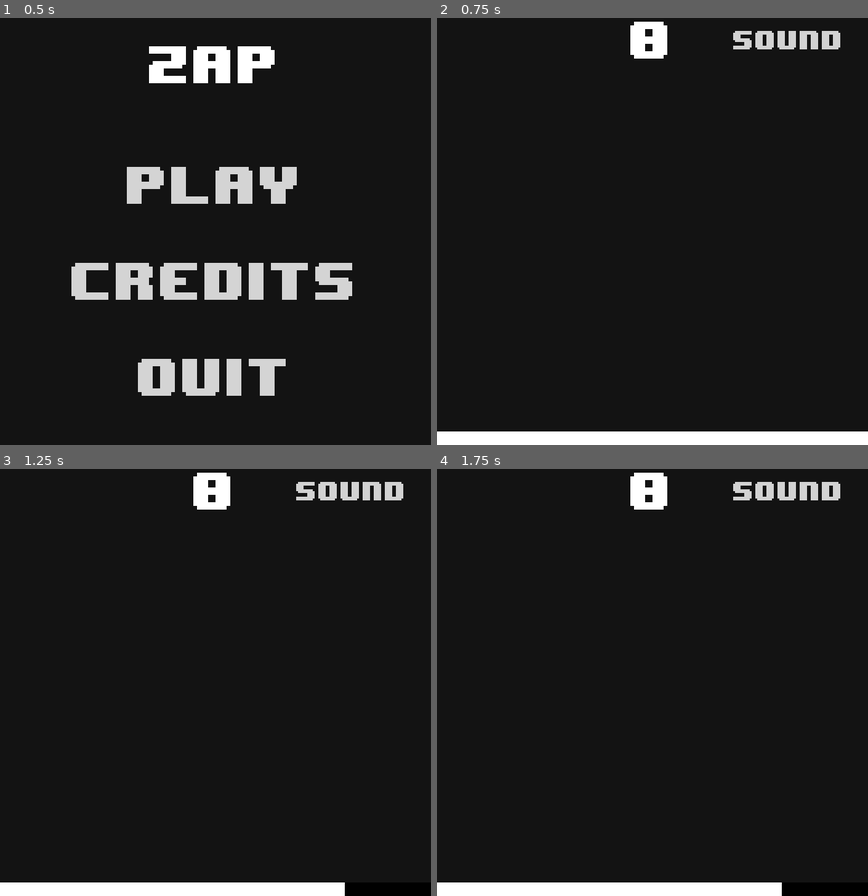
Above: before the commit, frames 1-4 (two rows, left to right).
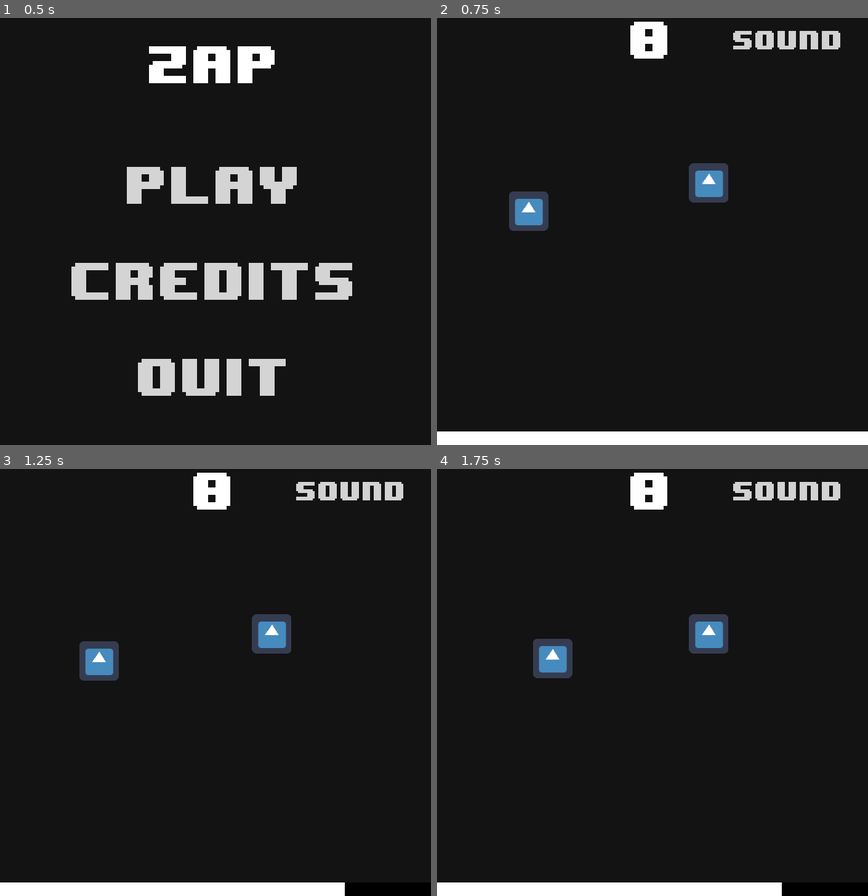
Above: after the commit, the same moments.

Repository: ljhs-games/week-75
Game: Godot game, scene res://scenes/TitleScreen.tscn
Same seed, same stepped clock (60 frames per second), same inputs: the game is played once before the commit and once after it. The engine's default icon, where the game draws it, is replaced by a stand-in: a white triangle on a blue panel in a dark square.
Inputs:
- Up to frame 1 (0.5 s): no input
- Up to frame 2 (0.75 s): click "Play" at 0.5 s
- Up to frame 3 (1.25 s): no input
- Up to frame 4 (1.75 s): no input

Frame 1 is identical in both runs. In frame 2, 1.7% of the frame differs, in the area x 16-68%, y 34-50%; in frame 3, 1.7%; in frame 4, 1.7%, in the area x 22-68%, y 34-49%.

Commit message:
Added charging enemy and puddle nodes

Diff:
--- /dev/null
+++ b/src/scenes/Charging Enemy.gd
@@ -0,0 +1,11 @@
+extends RigidBody2D
+
+const speed = 60
+var motion = Vector2()
+
+func _physics_process(delta):
+	var player = get_node("../Player")
+	var vector = (player.position - position).normalized()
+	motion += vector
+	motion = motion * speed * delta
+	set_linear_velocity(motion)
--- a/src/scenes/Game.tscn
+++ b/src/scenes/Game.tscn
@@ -1,9 +1,26 @@
-[gd_scene load_steps=5 format=2]
+[gd_scene load_steps=10 format=2]
 
 [ext_resource path="res://nodes/escape-listener/EscapeListener.tscn" type="PackedScene" id=1]
 [ext_resource path="res://nodes/score-counter/ScoreCounter.tscn" type="PackedScene" id=2]
 [ext_resource path="res://nodes/time-counter/TimeCounter.tscn" type="PackedScene" id=3]
 [ext_resource path="res://nodes/sound-toggle/SoundToggle.tscn" type="PackedScene" id=4]
+[ext_resource path="res://scenes/Charging Enemy.gd" type="Script" id=5]
+[ext_resource path="res://icon.png" type="Texture" id=6]
+
+[sub_resource type="RectangleShape2D" id=1]
+
+custom_solver_bias = 0.0
+extents = Vector2( 28.9134, 28.69 )
+
+[sub_resource type="CircleShape2D" id=2]
+
+custom_solver_bias = 0.0
+radius = 31.7358
+
+[sub_resource type="RectangleShape2D" id=3]
+
+custom_solver_bias = 0.0
+extents = Vector2( 10, 10 )
 
 [node name="Game" type="Node2D" index="0"]
 
@@ -42,3 +59,83 @@
 margin_bottom = 0.0
 
 [node name="SoundToggle" parent="UI" index="3" instance=ExtResource( 4 )]
+
+[node name="Charging Enemy" type="RigidBody2D" parent="." index="1"]
+
+position = Vector2( 148, 320 )
+input_pickable = false
+collision_layer = 1
+collision_mask = 1
+mode = 0
+mass = 1.0
+friction = 1.0
+bounce = 0.0
+gravity_scale = 0.0
+custom_integrator = false
+continuous_cd = 0
+contacts_reported = 0
+contact_monitor = false
+sleeping = false
+can_sleep = true
+linear_velocity = Vector2( 0, 0 )
+linear_damp = -1.0
+angular_velocity = 0.0
+angular_damp = -1.0
+script = ExtResource( 5 )
+
+[node name="CollisionShape2D" type="CollisionShape2D" parent="Charging Enemy" index="0"]
+
+shape = SubResource( 1 )
+
+[node name="Sprite" type="Sprite" parent="Charging Enemy" index="1"]
+
+texture = ExtResource( 6 )
+
+[node name="Player" type="RigidBody2D" parent="." index="2"]
+
+position = Vector2( 441, 274 )
+input_pickable = false
+collision_layer = 1
+collision_mask = 1
+mode = 0
+mass = 1.0
+friction = 1.0
+bounce = 0.0
+gravity_scale = 0.0
+custom_integrator = false
+continuous_cd = 0
+contacts_reported = 0
+contact_monitor = false
+sleeping = false
+can_sleep = true
+linear_velocity = Vector2( 0, 0 )
+linear_damp = -1.0
+angular_velocity = 0.0
+angular_damp = -1.0
+
+[node name="CollisionShape2D" type="CollisionShape2D" parent="Player" index="0"]
+
+shape = SubResource( 2 )
+
+[node name="Sprite" type="Sprite" parent="Player" index="1"]
+
+position = Vector2( 0.440125, 0 )
+texture = ExtResource( 6 )
+
+[node name="Area2D" type="Area2D" parent="." index="3"]
+
+input_pickable = true
+gravity_vec = Vector2( 0, 1 )
+gravity = 98.0
+linear_damp = 0.1
+angular_damp = 1.0
+audio_bus_override = false
+audio_bus_name = "Master"
+
+[node name="CollisionShape2D" type="CollisionShape2D" parent="Area2D" index="0"]
+
+shape = SubResource( 3 )
+
+[node name="Sprite" type="Sprite" parent="Area2D" index="1"]
+
+[connection signal="body_entered" from="Charging Enemy" to="Player" method="_on_Charging_Enemy_body_entered"]
--- a/src/scenes/TitleScreen.tscn
+++ b/src/scenes/TitleScreen.tscn
@@ -4,7 +4,7 @@
 [ext_resource path="res://nodes/travel-button/TravelButton.tscn" type="PackedScene" id=2]
 [ext_resource path="res://nodes/quit-button/QuitButton.tscn" type="PackedScene" id=3]
 
-[node name="TitleScreen" type="Node2D" index="0"]
+[node name="TitleScreen" type="Node2D"]
 
 [node name="CanvasLayer" type="CanvasLayer" parent="." index="0"]
 
